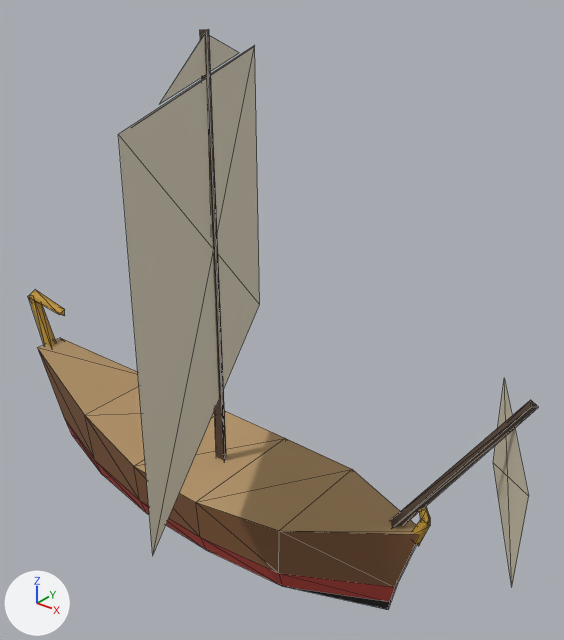
The glTF model public/harbour/kit/hull_usd_grain_flagship_lod.glb: old version first, new version second.
Both versions are drawn from a 50 mm lens placed at (28.6, -28.1, 31.7), pointed at (4.5, 2.0, 13.0). Lighting does not change. The marker at lower left points along +X, +Y and +Z. The first picture is the older version. Mesh edges are drawn as thin lines. Vertices at exactly the same position are counted once.

Names of what the first picture shows: 'lod'.
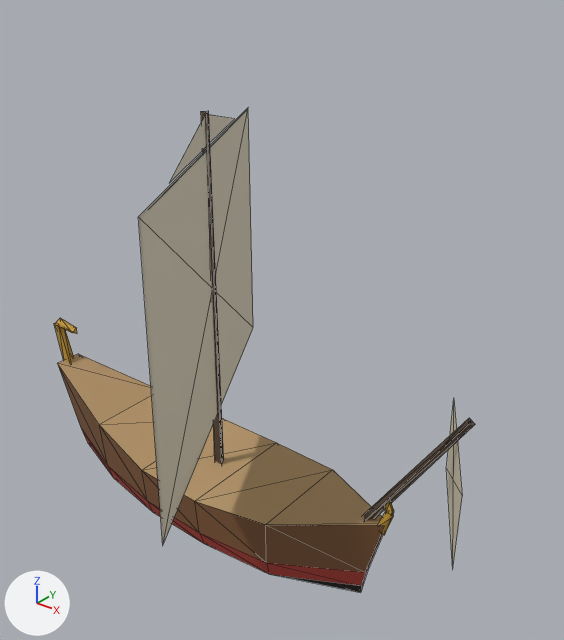
Where the change shows, as pixel boxes (x1, y1, x2, y2) in the pictures (564 x 640 px; the box of a moved part takes in the faces that stretch with it):
'lod', reshaped, moved, rescaled (17% narrower, 16% shorter): before (28, 30, 538, 610); after (54, 108, 475, 593)
part 1 of me_lod, moved or reshaped: before (38, 338, 419, 610); after (57, 354, 384, 593)
part 2 of me_lod, moved or reshaped: before (28, 295, 56, 348); after (54, 323, 74, 364)
part 3 of me_lod, moved or reshaped: before (28, 290, 65, 316); after (54, 318, 77, 334)
part 4 of me_lod, moved or reshaped: before (200, 30, 226, 461); after (201, 111, 224, 464)
part 5 of me_lod, moved or reshaped: before (119, 45, 260, 555); after (139, 108, 253, 544)
part 6 of me_lod, moved or reshaped: before (161, 36, 239, 103); after (170, 115, 234, 182)
part 7 of me_lod, moved or reshaped: before (493, 378, 529, 585); after (446, 402, 462, 568)
part 8 of me_lod, moved or reshaped: before (391, 400, 538, 546); after (364, 418, 475, 535)

The change in detail:
me_lod is used by ob_lod; parent ob_usd_grain_flagship_lod; location (2.329, 0.0, 14.93); scale (20.5, 20.5, 20.5).
me_lod had 100 vertices, 143 faces and spanned x -0.92..0.92, y -0.55..0.55, z -0.86..0.64.
me_lod now has 96 vertices, 132 faces and spans x -0.9..0.9, y -0.55..0.55, z -0.85..0.64.
me_lod part 1: the loose piece of 42 vertices spanning x -0.85..0.62, y -0.2..0.2, z -0.86..-0.43 is scaled about its middle by (0.995, 1.05, 1.03), then moved by (-0.01, 0.0, 0.02).
me_lod part 2: the loose piece of 6 vertices spanning x -0.92..-0.81, y -0.01..0.02, z -0.47..-0.26 is scaled about its middle by (0.7, 1, 0.903), then moved by (0.0, 0.0, 0.01).
me_lod part 3: the loose piece of 6 vertices spanning x -0.9..-0.74, y -0.02..0.01, z -0.3..-0.25 is scaled about its middle by (0.64, 1, 0.68), then moved by (-0.01, 0.0, 0.01).
me_lod part 4: the loose piece of 6 vertices spanning x -0.06..-0.02, y -0.01..0.02, z -0.61..0.64 is moved by (-0.01, 0.0, 0.0).
me_lod part 5: the loose piece of 4 vertices spanning x -0.36..0.28, y -0.55..0.55, z -0.34..0.53 is moved by (-0.01, 0.0, 0.01).
me_lod part 6: the loose piece of 4 vertices spanning x -0.23..0.15, y -0.33..0.33, z 0.54..0.63 is moved by (-0.01, 0.0, 0.0).
me_lod part 7: the loose piece of 4 vertices spanning x 0.7..0.92, y -0.19..0.19, z -0.33..-0.1 is moved by (-0.02, 0.0, 0.01).
Part 8, on me_lod:
15 vertices are removed from x 0.5..0.85, y -0.02..0.02, z -0.54..-0.02.
20 faces are deleted.
15 vertices are added at x 0.49..0.82, y -0.02..0.02, z -0.53..-0.01.
20 new faces join them.
Other edits to the shape of me_lod do not show in these pictures.
Object 'lod' (ob_lod) moves from (2.329, 0.0, 14.93) to (2.234, 0.0, 12.78).
Object 'lod' (ob_lod) is rescaled from (20.5, 20.5, 20.5) to (17.8, 17.8, 17.8).
